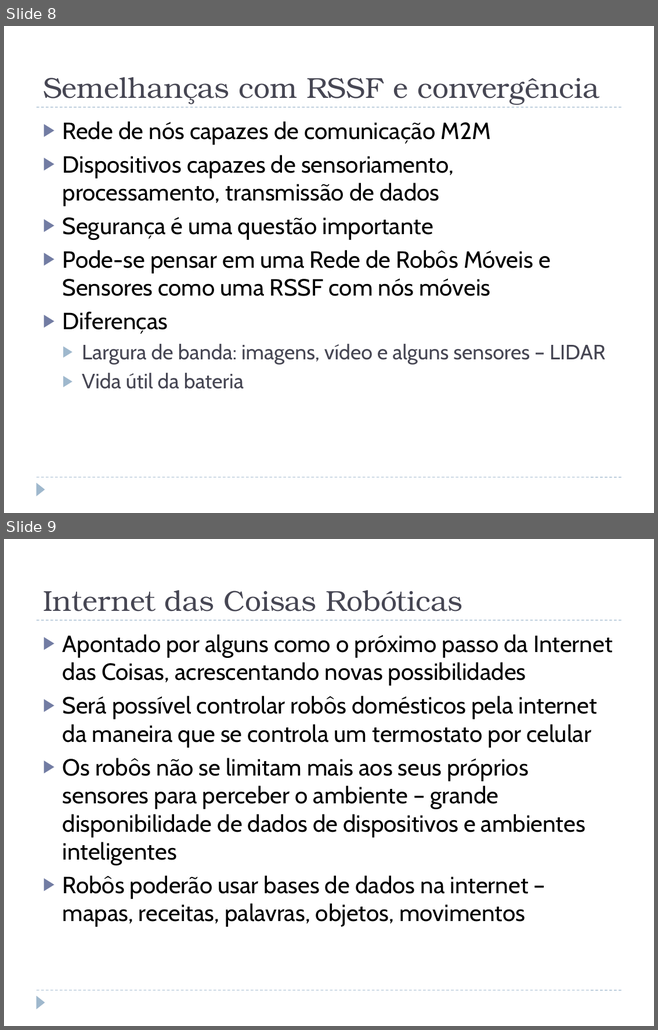
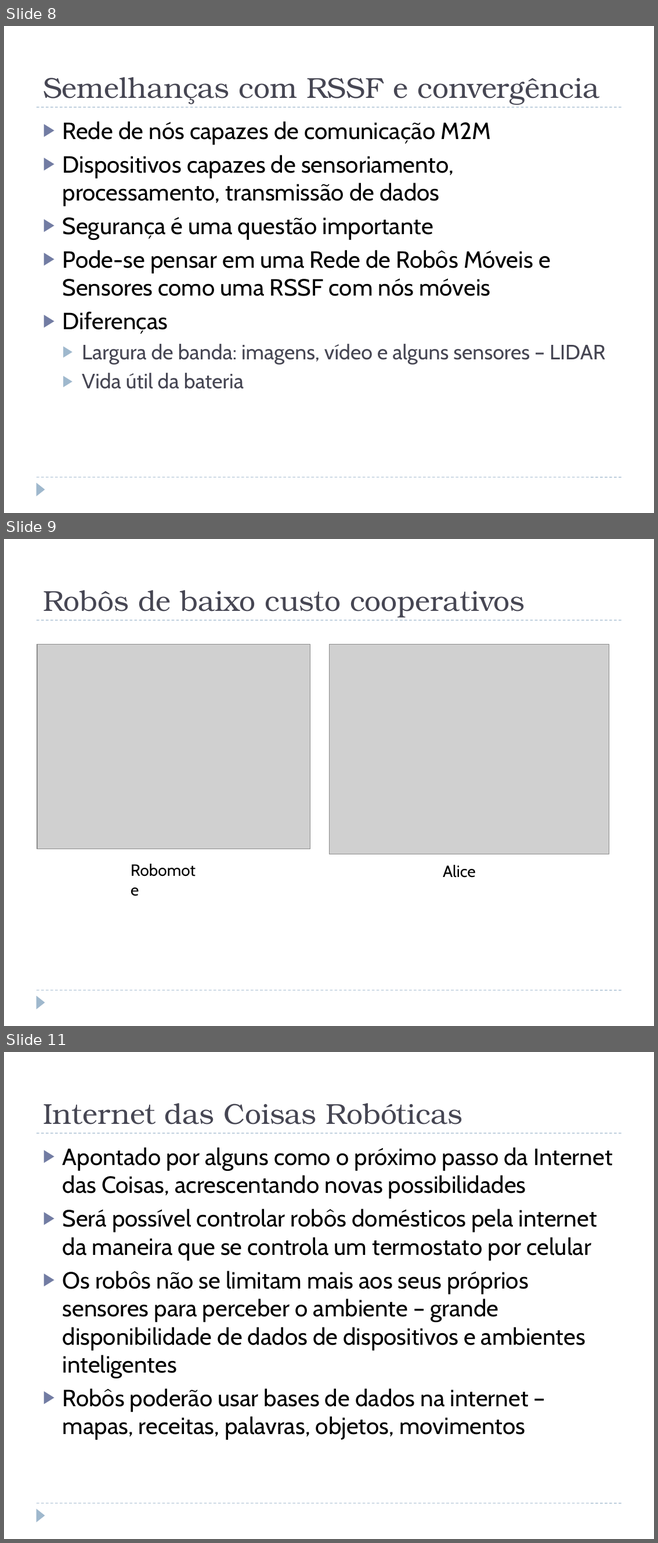
Before and after one commit to phaffonso/mo809-pedro, a slide deck: Internet das Coisas (IoT) e Robótica.pptx. Shown one above the other, each under a label of ours: slides 8 and 9 before the commit, slides 8, 9 and 11 after it; the slides between them are not shown. The pictures are 658x1030 and 658x1543 pixels, drawn with LibreOffice and Linux fonts; fonts in the diff are those of the drawing; grey boxes stand for pictures. Boxes give left, top, right and bottom in pixels: in the first picture for what was removed or moved away, otherwise in the second. Text is boxed around its words. In the diff, an @@ line names an element or a change of style, - is before the commit and + after.

```diff
--- a/Internet das Coisas (IoT) e Robótica.pptx
+++ b/Internet das Coisas (IoT) e Robótica.pptx
@@ slide 9 added at bbox=[4, 539, 654, 1026], background #FFFFFF; not listed: 3 template elements that a slide beside it also shows @@
@@ title added at bbox=[43, 590, 525, 618], 32 pt, text #464653 @@
+Robôs de baixo custo cooperativos
@@ picture added at bbox=[37, 644, 310, 849] @@
@@ picture added at bbox=[329, 644, 608, 854] @@
@@ text added at bbox=[124, 857, 209, 884], 18 pt, text #000000 @@
+Robomote
@@ text added at bbox=[442, 865, 475, 878], 18 pt, text #000000 @@
+Alice
@@ what was slide 9 is now slide 11 @@
```
Also in this commit, not shown: 1 slide changed, 3 other slides added, 2 slides removed, 1 other file.
